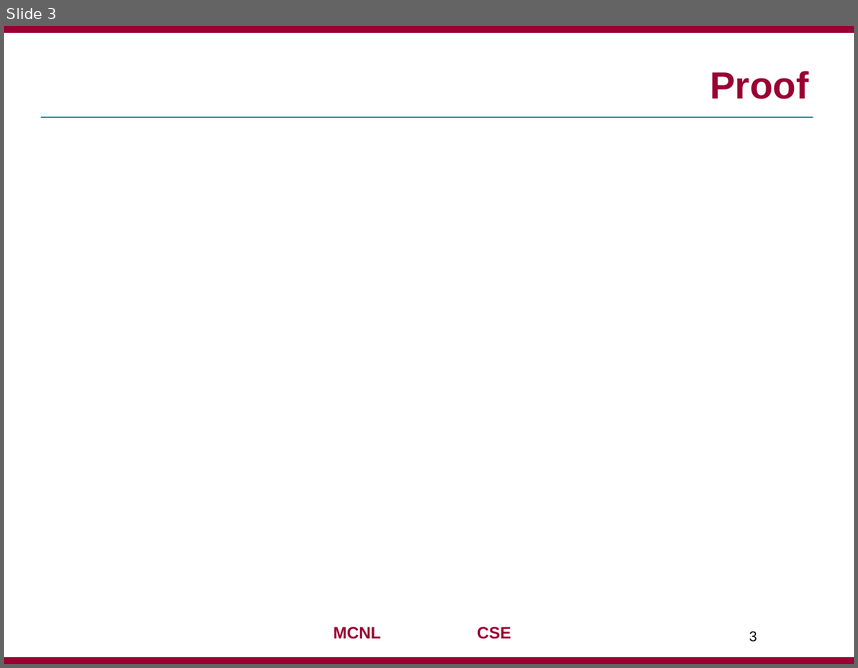
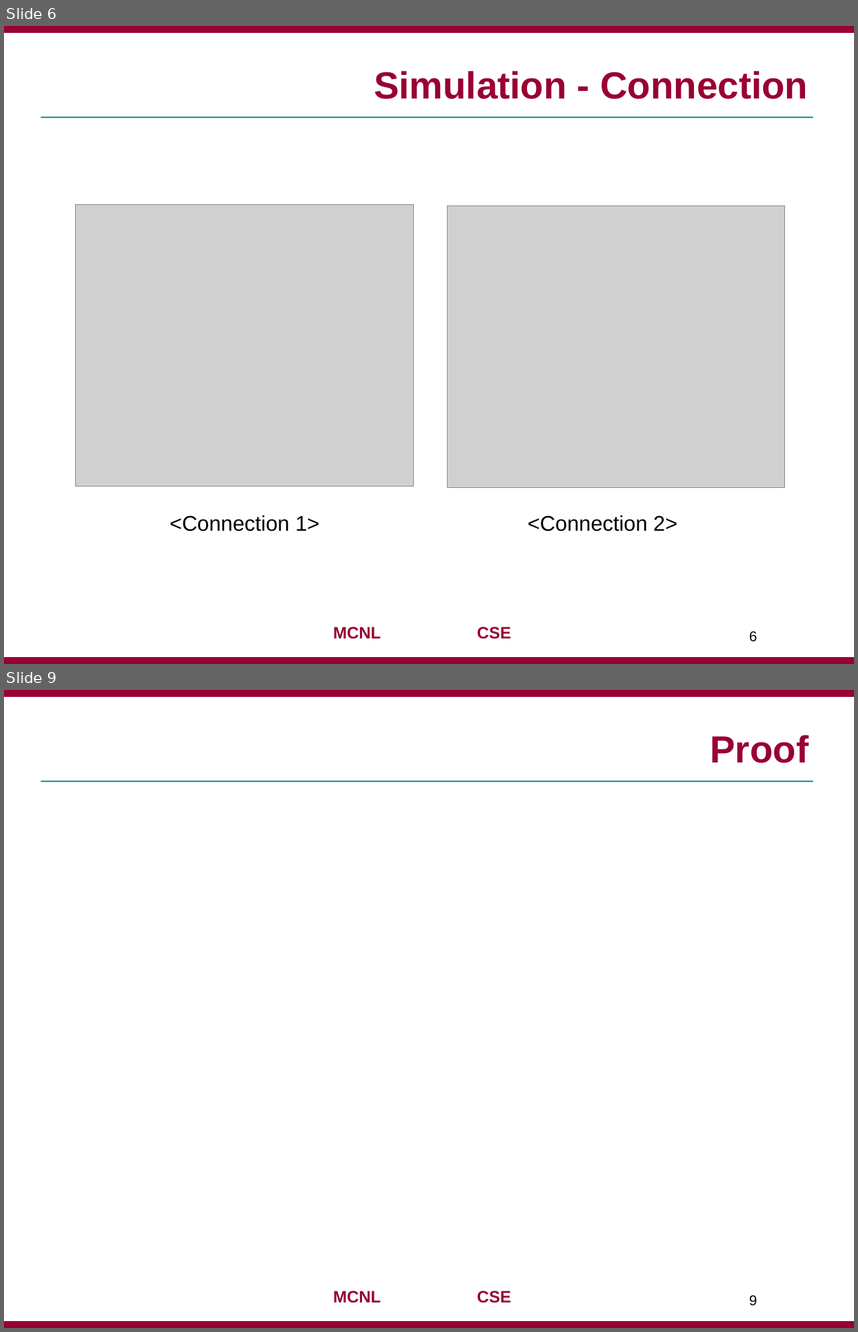
Before and after one commit to jaejunha/Paper, a slide deck: Daily(written_in_Korean)/181116.pptx. Shown one above the other, each under a label of ours: slide 3 before the commit, slides 6 and 9 after it; the slides between them are not shown. The pictures are 858x668 and 858x1332 pixels, drawn with LibreOffice and Linux fonts; fonts in the diff are those of the drawing; grey boxes stand for pictures; background and template pictures are left out. Boxes give left, top, right and bottom in pixels: in the first picture for what was removed or moved away, otherwise in the second. Text is boxed around its words. In the diff, an @@ line names an element or a change of style, - is before the commit and + after.

```diff
--- a/Daily(written_in_Korean)/181116.pptx
+++ b/Daily(written_in_Korean)/181116.pptx
@@ slide 6 added at (x1=4, y1=26, x2=854, y2=664), background #FFFFFF; not listed: 4 template elements that a slide beside it also shows @@
@@ title added at (x1=374, y1=71, x2=808, y2=99), 32 pt, text #990033, bold @@
+Simulation - Connection
@@ picture added at (x1=75, y1=205, x2=413, y2=486) @@
@@ picture added at (x1=448, y1=205, x2=785, y2=487) @@
@@ text added at (x1=170, y1=515, x2=319, y2=531), 18 pt, text #000000 @@
+<Connection 1>
@@ text added at (x1=528, y1=515, x2=677, y2=531), 18 pt, text #000000 @@
+<Connection 2>
@@ page number added at (x1=749, y1=630, x2=757, y2=641), 12 pt, text #000000 @@
+6
@@ what was slide 3 is now slide 9 @@
@@ page number at (x1=749, y1=1294, x2=757, y2=1305): text changed @@
-3
+9
```
Also in this commit, not shown: 1 slide changed, 7 other slides added, 1 slide removed.
